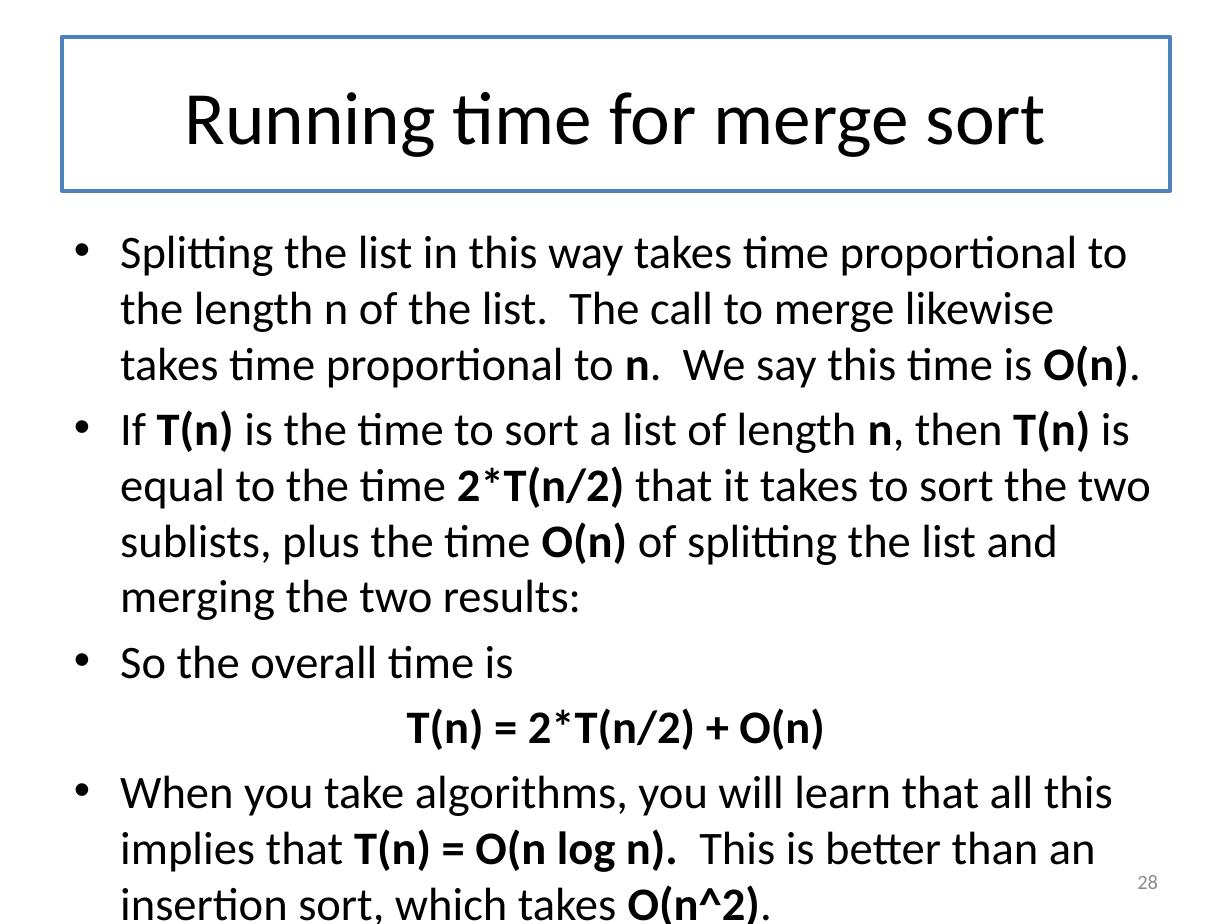
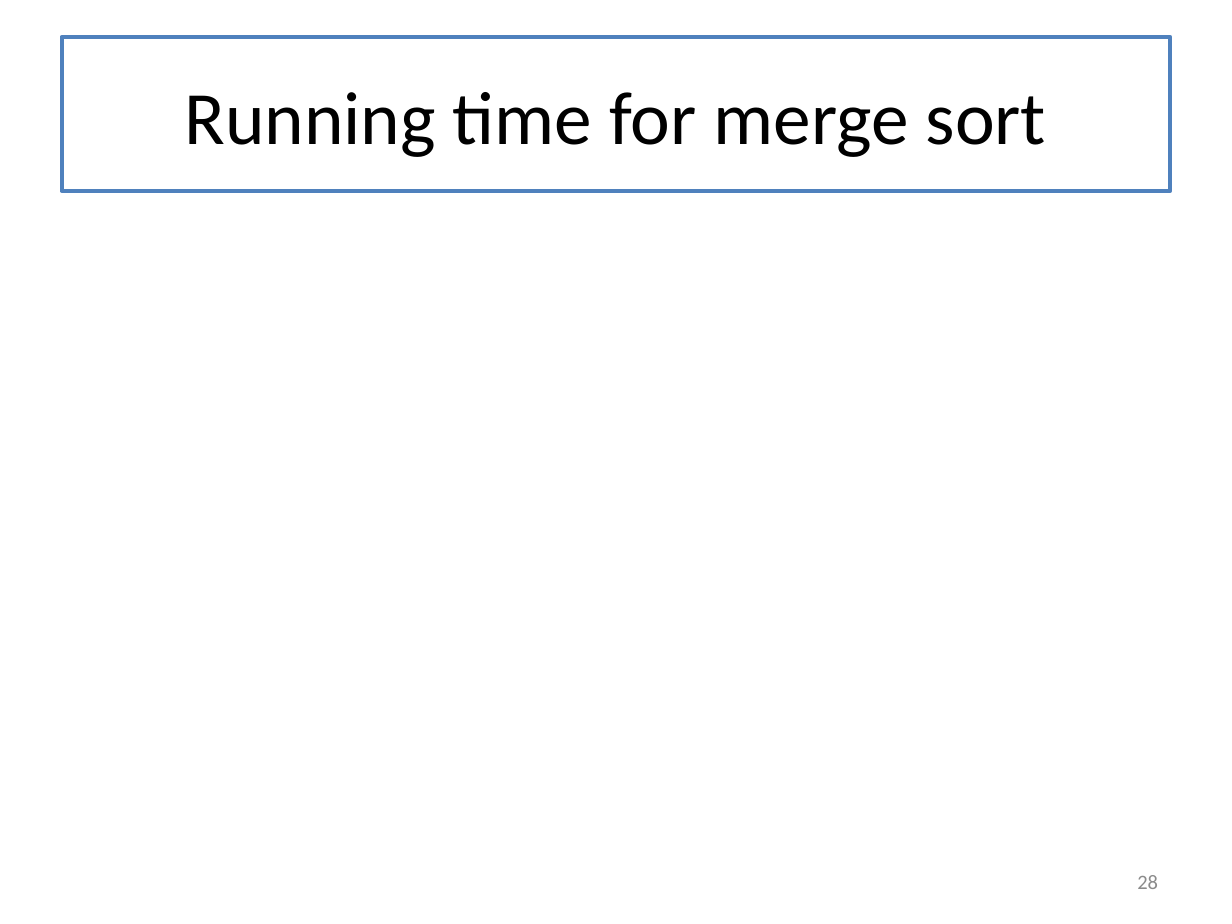
Before and after one commit to mwand/cs5010f16, a slide deck: slide 28 of Slides/Lesson 8.1 Introducing General Recursion.pptx. Drawn at 1232x924 pixels with LibreOffice and Linux fonts; fonts in the diff are those of the drawing; grey boxes stand for pictures. Boxes give left, top, right and bottom in pixels: in the first picture for what was removed or moved away, otherwise in the second. Text is boxed around its words. In the diff, an @@ line names an element or a change of style, - is before the commit and + after.

```diff
--- a/Slides/Lesson 8.1 Introducing General Recursion.pptx
+++ b/Slides/Lesson 8.1 Introducing General Recursion.pptx
@@ text removed at <box>120,235,1151,924</box> @@
-• Splitting the list in this way takes time proportional to the length n of the list. The call to merge likewise takes time proportional to n. We say this time is O(n).
-• If T(n) is the time to sort a list of length n, then T(n) is equal to the time 2*T(n/2) that it takes to sort the two sublists, plus the time O(n) of splitting the list and merging the two results:
-• So the overall time is
-T(n) = 2*T(n/2) + O(n)
-• When you take algorithms, you will learn that all this implies that T(n) = O(n log n). This is better than an insertion sort, which takes O(n^2).
```
Also in this commit, not shown: 9 other slides changed, 6 other files.
